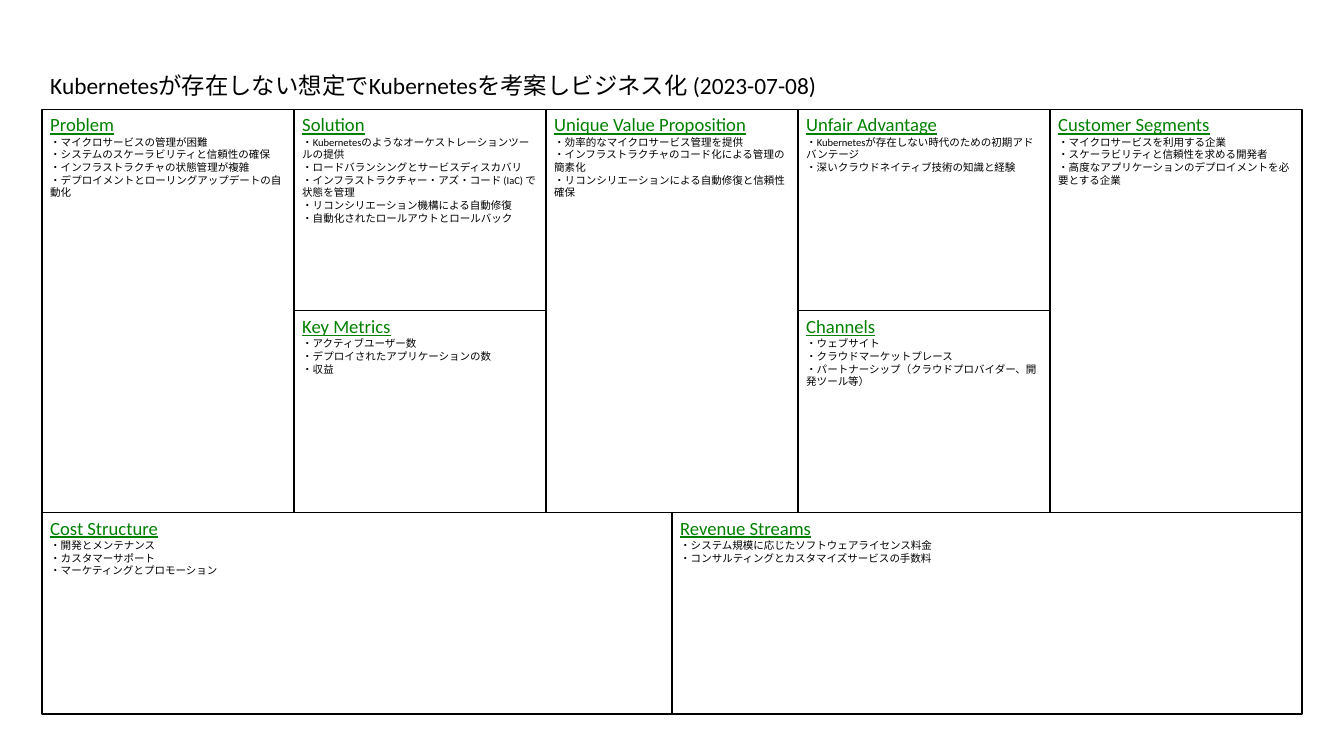
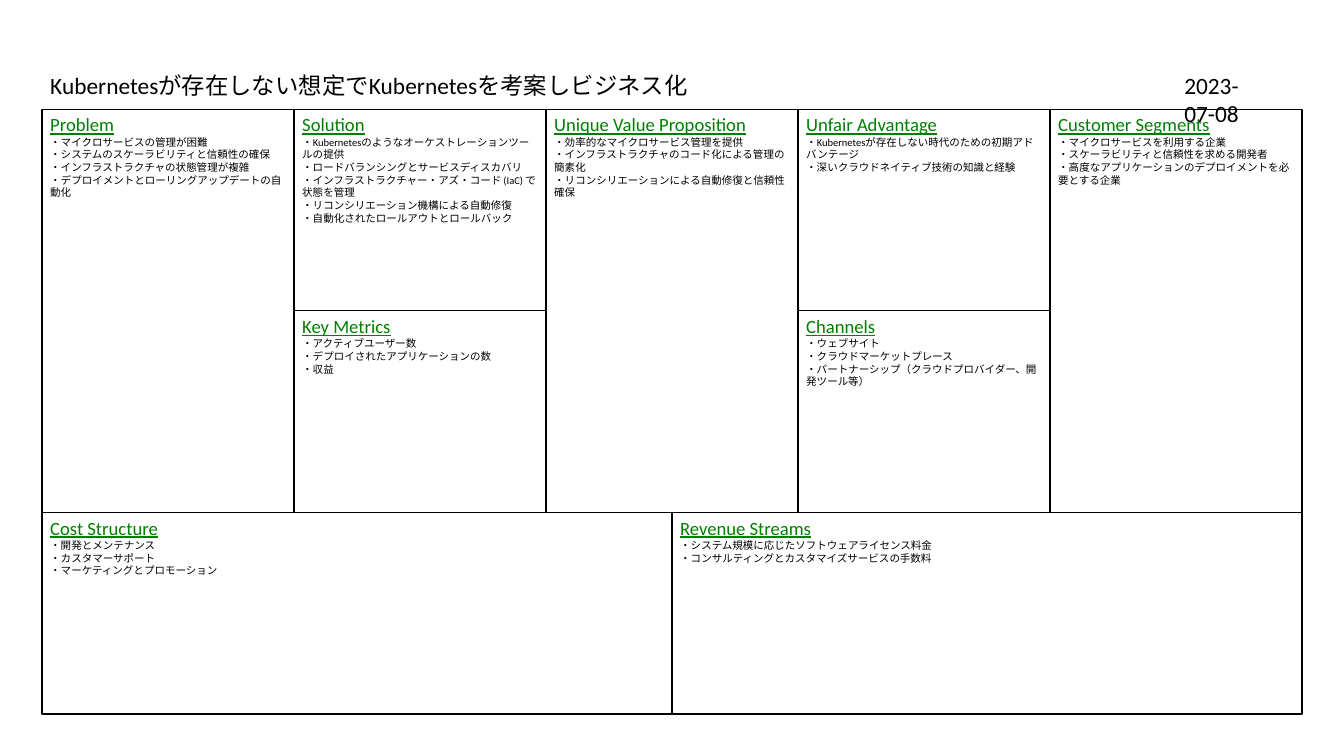
Before and after one commit to t0m0h1r0/LeanCanvas, a slide deck: slide 7 of sample.pptx. Drawn at 1344x756 pixels with LibreOffice and Linux fonts; fonts in the diff are those of the drawing. Boxes give left, top, right and bottom in pixels: in the first picture for what was removed or moved away, otherwise in the second. Text is boxed around its words. In the diff, an @@ line names an element or a change of style, - is before the commit and + after.

```diff
--- a/sample.pptx
+++ b/sample.pptx
@@ text at (1184,79,1238,128): text changed @@
-Kubernetesが存在しない想定でKubernetesを考案しビジネス化 (2023-07-08)
+2023-07-08
```
Also in this commit, not shown: 15 other slides changed, 5 other files.
